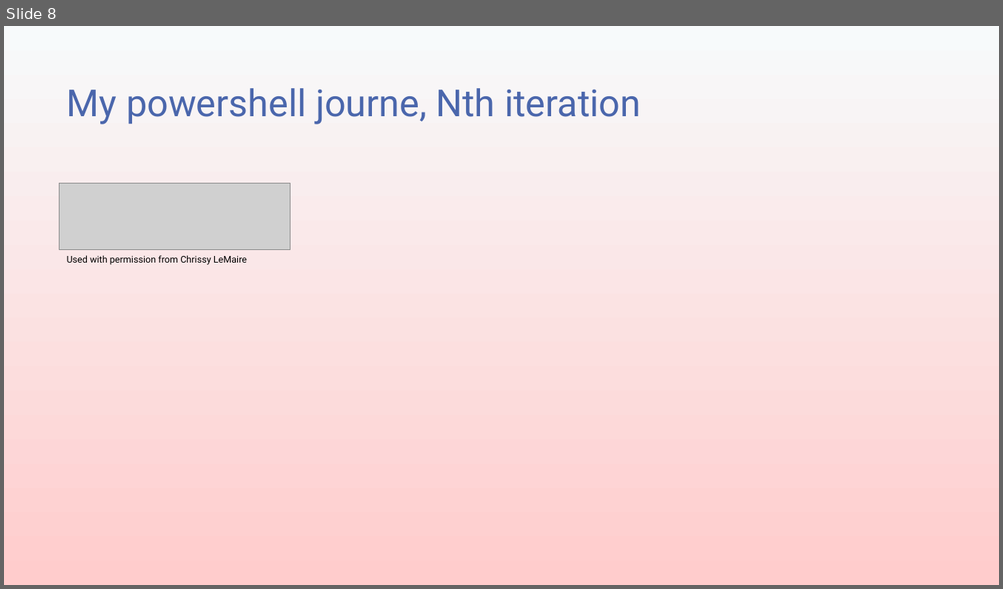
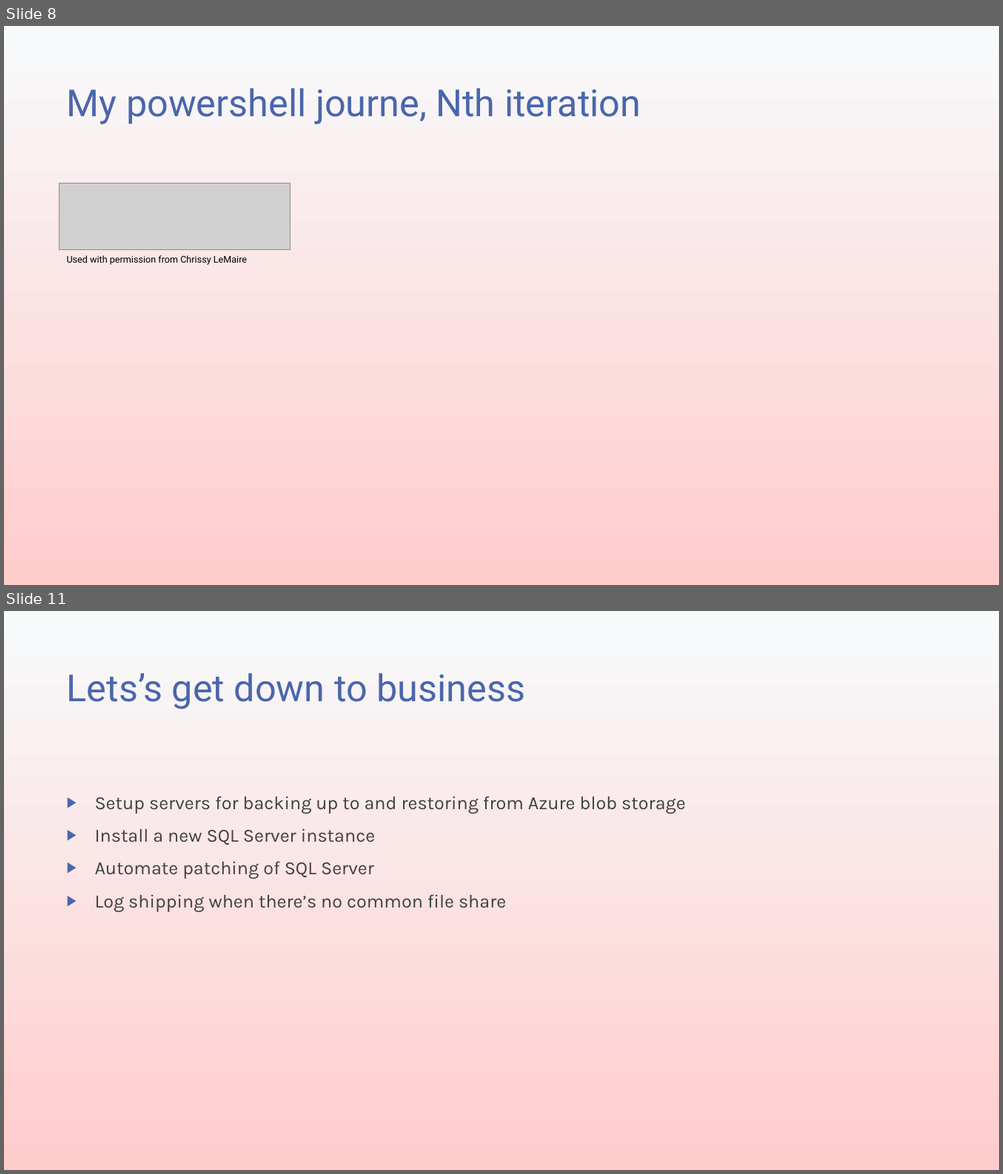
Before and after one commit to transmokopter/Presentations, a slide deck: ILoveDBATools/ILoveDBATools.pptx. Shown one above the other, each under a label of ours: slide 8 before the commit, slides 8 and 11 after it; the slides between them are not shown. The pictures are 1003x589 and 1003x1174 pixels, drawn with LibreOffice and Linux fonts; fonts in the diff are those of the drawing; grey boxes stand for pictures; background and template pictures are left out. Boxes give left, top, right and bottom in pixels: in the first picture for what was removed or moved away, otherwise in the second. Text is boxed around its words. In the diff, an @@ line names an element or a change of style, - is before the commit and + after.

```diff
--- a/ILoveDBATools/ILoveDBATools.pptx
+++ b/ILoveDBATools/ILoveDBATools.pptx
@@ slide 11 added at (4, 611, 999, 1170), background gradient #F7FAFB to #FFCCCC @@
@@ title added at (67, 673, 525, 709), 36 pt, text #4A66AC @@
+Lets’s get down to business
@@ text added at (95, 796, 686, 912), 18 pt, text #404040 @@
+▶ Setup servers for backing up to and restoring from Azure blob storage
+▶ Install a new SQL Server instance
+▶ Automate patching of SQL Server
+▶ Log shipping when there’s no common file share
```
Also in this commit, not shown: 4 slides changed, 2 other slides added, 9 slides removed, 6 other files.
